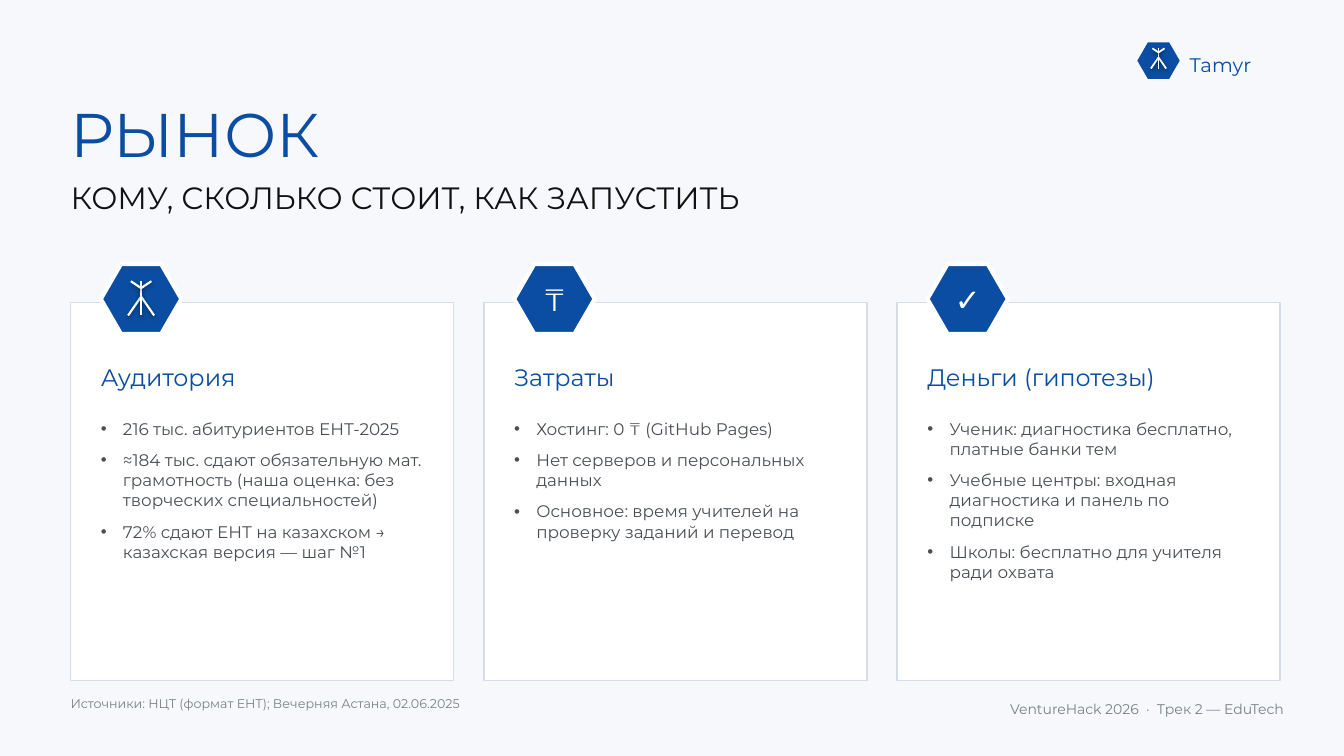
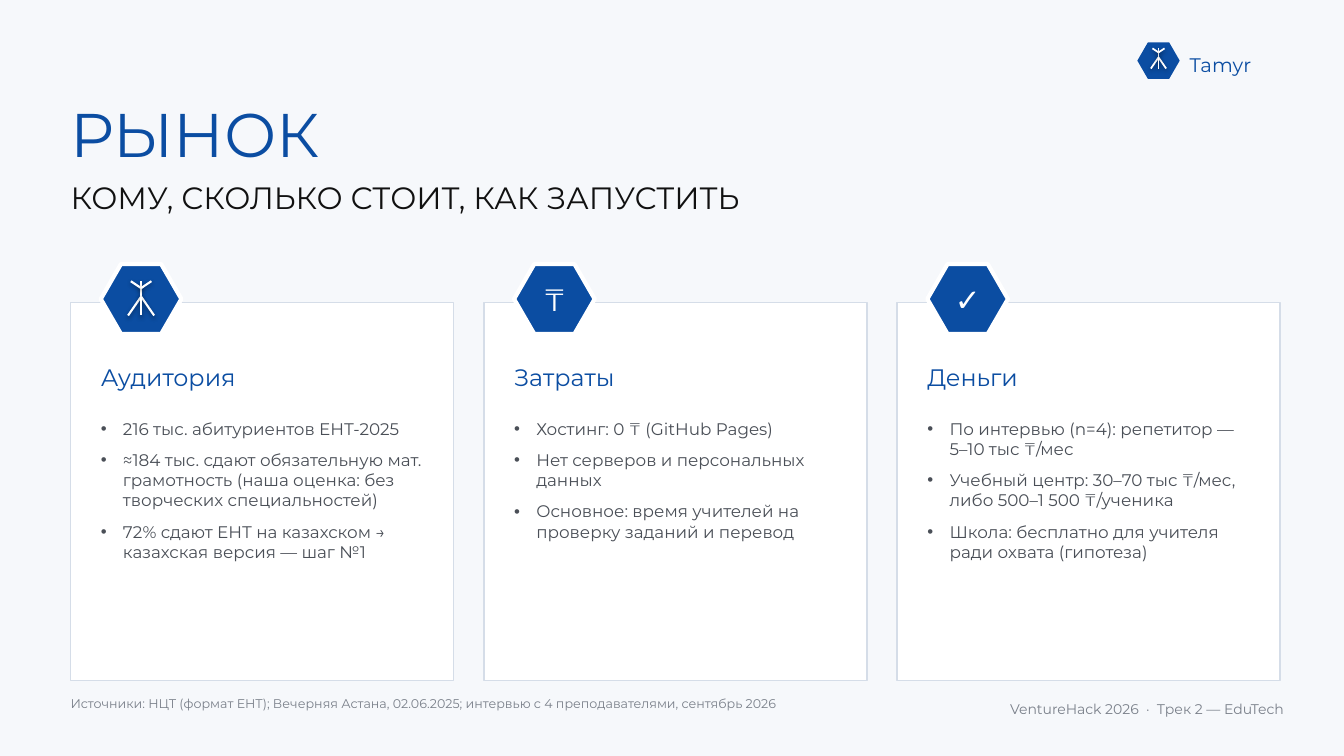
Before and after one commit to sas1k00/hackathonchik, a slide deck: slide 10 of docs/Tamyr_VentureHack2026.pptx. Drawn at 1344x756 pixels with LibreOffice and Linux fonts; fonts in the diff are those of the drawing. Boxes give left, top, right and bottom in pixels: in the first picture for what was removed or moved away, otherwise in the second. Text is boxed around its words. In the diff, an @@ line names an element or a change of style, - is before the commit and + after.

```diff
--- a/docs/Tamyr_VentureHack2026.pptx
+++ b/docs/Tamyr_VentureHack2026.pptx
@@ text at <box>927,369,1018,390</box>: text changed @@
-Деньги (гипотезы)
+Деньги
@@ text at <box>950,422,1235,562</box>: text changed @@
-• Ученик: диагностика бесплатно, платные банки тем
-• Учебные центры: входная диагностика и панель по подписке
-• Школы: бесплатно для учителя ради охвата
+• По интервью (n=4): репетитор — 5–10 тыс ₸/мес
+• Учебный центр: 30–70 тыс ₸/мес, либо 500–1 500 ₸/ученика
+• Школа: бесплатно для учителя ради охвата (гипотеза)
@@ text at <box>71,698,776,711</box>: text changed @@
-Источники: НЦТ (формат ЕНТ); Вечерняя Астана, 02.06.2025
+Источники: НЦТ (формат ЕНТ); Вечерняя Астана, 02.06.2025; интервью с 4 преподавателями, сентябрь 2026
```
Also in this commit, not shown: 1 other slide changed, 4 other files.
